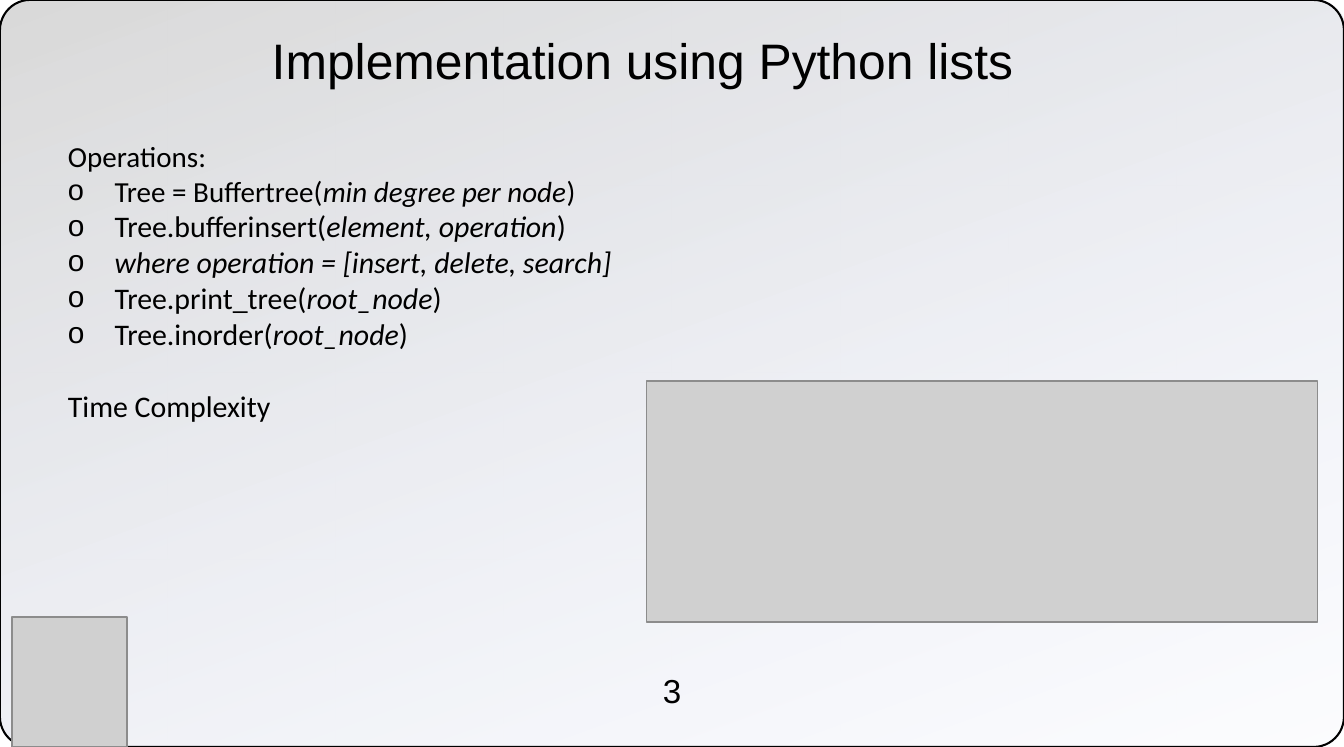
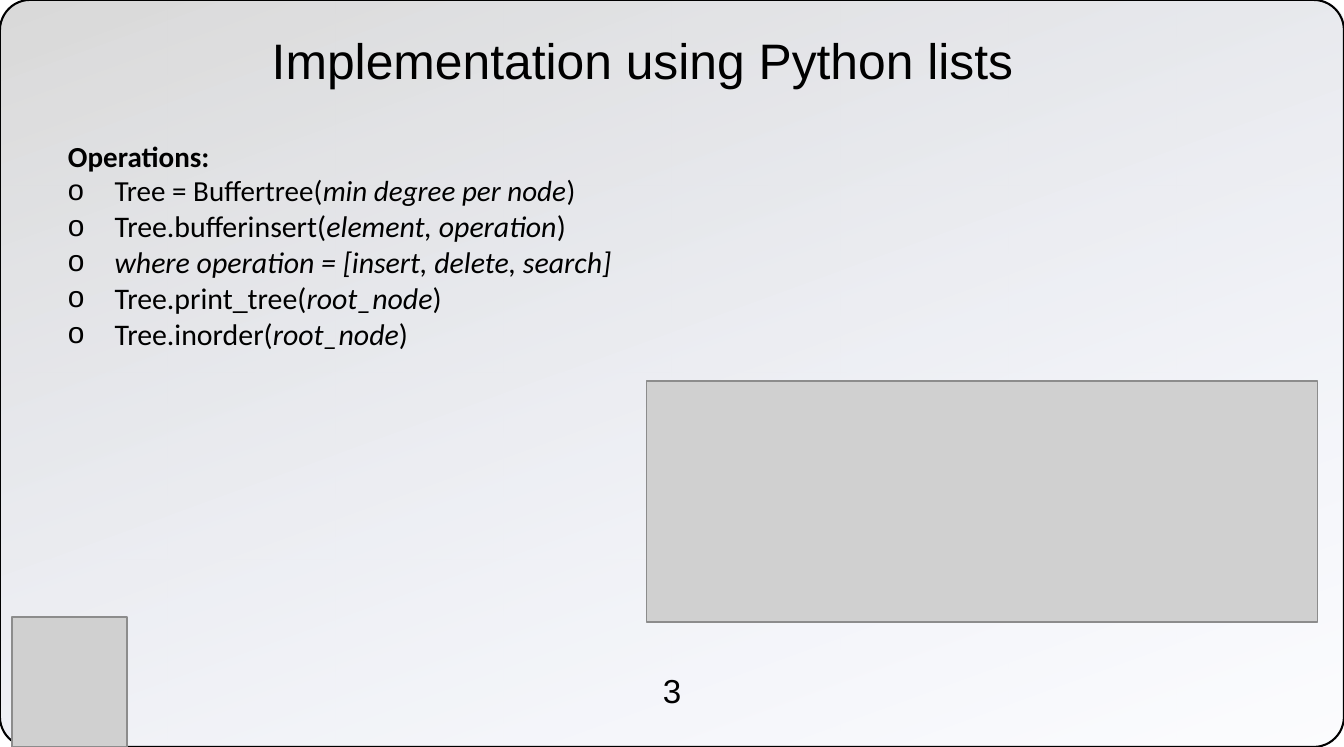
Before and after one commit to m-sabihul-hasan/cs201-s20-final-project-lightning-panthers, a slide deck: slide 3 of Buffer Tree - Poster Presentation.pptx. Drawn at 1344x747 pixels with LibreOffice and Linux fonts; fonts in the diff are those of the drawing; grey boxes stand for pictures; background and template pictures are left out. Boxes give left, top, right and bottom in pixels: in the first picture for what was removed or moved away, otherwise in the second. Text is boxed around its words. In the diff, an @@ line names an element or a change of style, - is before the commit and + after.

```diff
--- a/Buffer Tree - Poster Presentation.pptx
+++ b/Buffer Tree - Poster Presentation.pptx
@@ text "Operations:" at (x1=68, y1=146, x2=611, y2=349): bold on in "Operations:"; alignment left to justified @@
@@ text at (x1=68, y1=396, x2=271, y2=422): paragraph removed @@
-Time Complexity
```
Also in this commit, not shown: 2 other slides changed.
